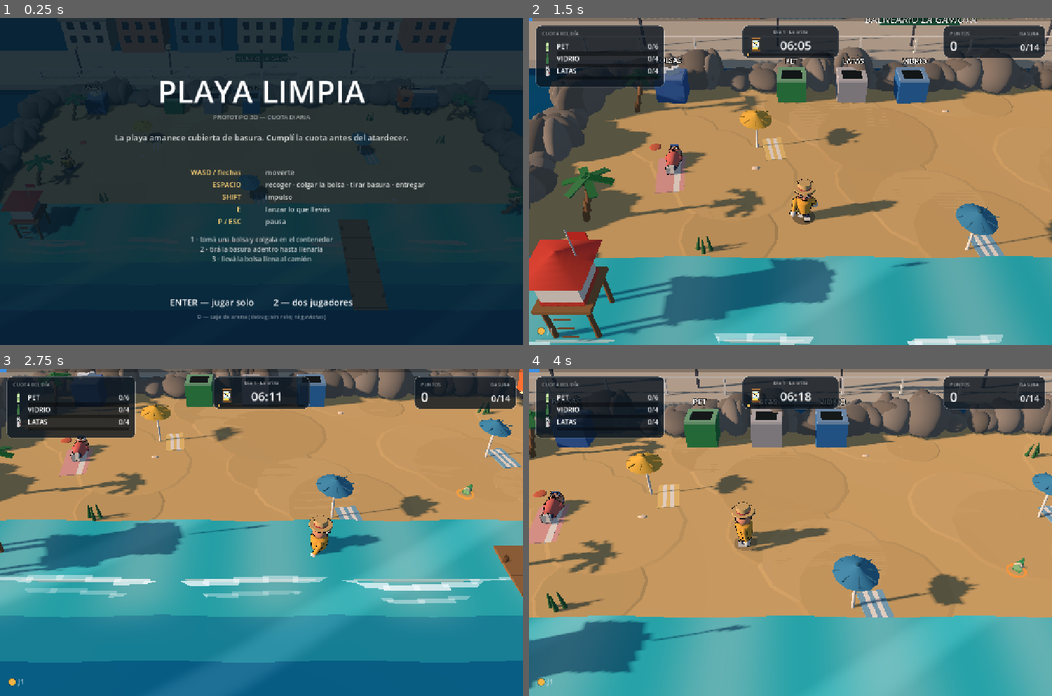
Above: before the commit, frames 1-4 (two rows, left to right).
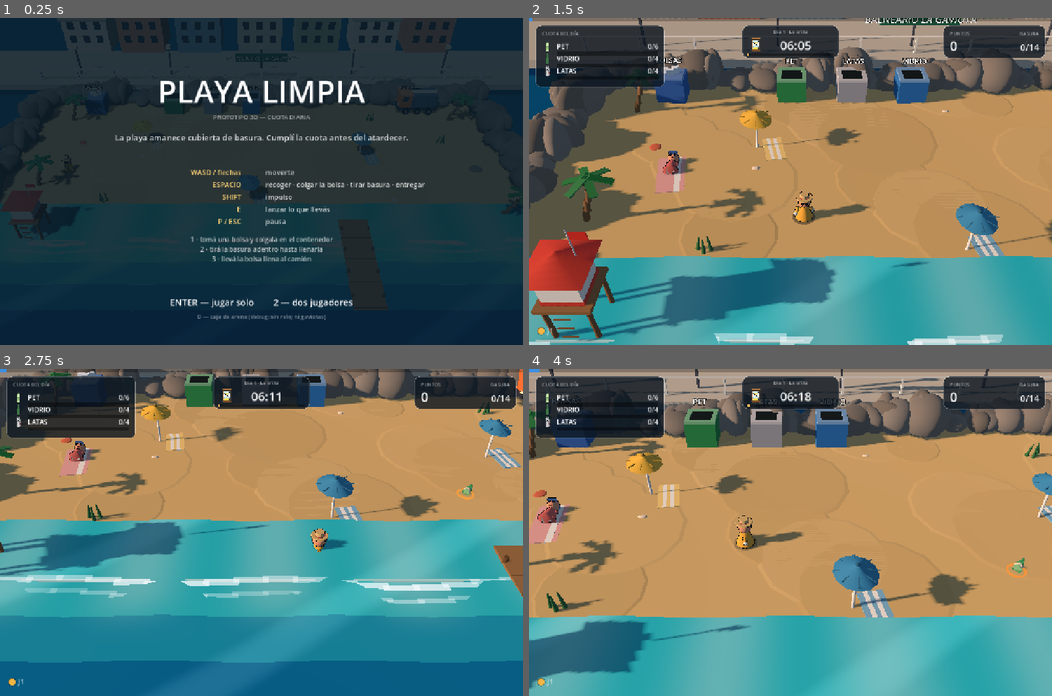
Above: after the commit, the same moments.

Repository: Catech124/playa-limpiar
Game: Godot game, scene res://scenes/Main.tscn
The game is run twice, just before and just after one commit, with the same random seed, the same clock (stepped at 60 frames per second) and the same inputs.
Inputs:
- Up to frame 1 (0.25 s): no input
- Up to frame 2 (1.5 s): tap Enter at 0.5 s; hold D 0.53-1.28 s; tap Shift at 0.6 s; tap Space at 0.77, 1.07 s; hold S from 1.28 s (still down); tap E at 1.35 s
- Up to frame 3 (2.75 s): tap Space at 1.52, 1.82 s; release S at 2.03 s; hold D from 2.03 s (still down); tap Enter at 2.1 s
- Up to frame 4 (4 s): release D at 2.78 s; hold W 2.78-3.53 s; tap Ctrl at 2.85 s; tap Space at 3.02, 3.32, 3.77 s; hold A from 3.53 s (still down); tap Keypad Enter at 3.6 s

The runs differ from the first frame. In frame 1, less than 0.1% of the frame differs, in the area x 11-15%, y 40-47%; in frame 2, 1.0%; in frame 3, 0.9%; in frame 4, 1.1%, in the area x 1-58%, y 37-56%.

Commit message:
Personaje chaparro: trapecio con base ancha, ojos negros y vista previa rápida
Modelo (scripts/char_model.gd):
- El trapecio va INVERTIDO como el cuerpo real: base ancha en la panza y
  angosto en el cuello.
- Ojos: dos círculos negros grandes apoyados en la esfera (antes eran
  esferas que sobresalían y parecían saltones). Se va la nariz y la ceja.
- Sombrero más chico y apoyado en la cabeza.
- Pies y brazos más chicos: brazos como muñones cortos con guante blanco.
- Personaje más chaparro (~0,66 de alto).

Vista previa sin abrir el juego (~3 s):
  tools/ver-char.sh /tmp/char.png [--npc] [--side]
  (scenes/CharPreview.tscn con cámara y luz propias)

108 comprobaciones headless en verde.

Diff:
--- /dev/null
+++ b/scenes/CharPreview.tscn
@@ -0,0 +1,6 @@
+[gd_scene load_steps=2 format=3]
+
+[ext_resource type="Script" path="res://scripts/char_preview.gd" id="1"]
+
+[node name="CharPreview" type="Node3D"]
+script = ExtResource("1")
--- a/scripts/char_model.gd
+++ b/scripts/char_model.gd
@@ -20,11 +20,13 @@
 const HAIR := Color(0.32, 0.20, 0.14)
 const DARK := Color(0.13, 0.12, 0.14)
 
-const HEAD_R := 0.165
-const HEAD_Y := 0.760        # centro de la cabeza
-const HINGE_Y := 0.620       # bisagra de la cabeza (cuello)
-const SHOULDER_X := 0.196
-const SHOULDER_Y := 0.530
+const HEAD_R := 0.150
+const HEAD_Y := 0.505        # centro de la cabeza
+const HINGE_Y := 0.385       # bisagra de la cabeza (cuello)
+const SHOULDER_X := 0.150
+const SHOULDER_Y := 0.285
+## Punto donde quedan las manos con la pose de cargar (lo usa el jugador).
+const HAND_CARRY := Vector3(0.0, 0.245, 0.205)
 
 
 static func build(shirt: Color, hat := "straw") -> Node3D:
@@ -42,37 +44,37 @@
 static func _build_torso(root: Node3D, shirt: Color) -> void:
 	# trapecio invertido: más ancho en los hombros que en la cintura
 	var torso := CylinderMesh.new()
-	torso.top_radius = 0.200
-	torso.bottom_radius = 0.145
-	torso.height = 0.36
+	torso.top_radius = 0.105      # cuello/hombros
+	torso.bottom_radius = 0.210   # panza (base del trapecio)
+	torso.height = 0.32
 	torso.radial_segments = 24
-	_mesh(root, torso, shirt, Vector3(0, 0.38, 0))
-
-	# casquete de hombros (redondea el borde de arriba)
+	_mesh(root, torso, shirt, Vector3(0, 0.180, 0))
+
+	# hombros: casquete angosto arriba
 	var shoulders := SphereMesh.new()
-	shoulders.radius = 0.200
-	shoulders.height = 0.40
-	shoulders.radial_segments = 24
-	shoulders.rings = 12
-	var sm := _mesh(root, shoulders, shirt, Vector3(0, 0.560, 0))
-	sm.scale = Vector3(1.0, 0.42, 1.0)
-
-	# ruedo redondeado abajo
+	shoulders.radius = 0.105
+	shoulders.height = 0.21
+	shoulders.radial_segments = 22
+	shoulders.rings = 10
+	var sm := _mesh(root, shoulders, shirt, Vector3(0, 0.335, 0))
+	sm.scale = Vector3(1.0, 0.55, 1.0)
+
+	# panza: borde redondeado abajo
 	var hem := SphereMesh.new()
-	hem.radius = 0.145
-	hem.height = 0.29
-	hem.radial_segments = 20
+	hem.radius = 0.210
+	hem.height = 0.42
+	hem.radial_segments = 22
 	hem.rings = 10
-	var hm := _mesh(root, hem, shirt.darkened(0.05), Vector3(0, 0.200, 0))
-	hm.scale = Vector3(1.0, 0.36, 1.0)
+	var hm := _mesh(root, hem, shirt.darkened(0.04), Vector3(0, 0.030, 0))
+	hm.scale = Vector3(1.0, 0.26, 1.0)
 
 	# cuello
 	var neck := CylinderMesh.new()
-	neck.top_radius = 0.072
-	neck.bottom_radius = 0.082
-	neck.height = 0.10
+	neck.top_radius = 0.058
+	neck.bottom_radius = 0.066
+	neck.height = 0.06
 	neck.radial_segments = 14
-	_mesh(root, neck, SKIN, Vector3(0, 0.610, 0))
+	_mesh(root, neck, SKIN, Vector3(0, 0.355, 0))
 
 
 static func _build_legs(root: Node3D) -> void:
@@ -80,25 +82,25 @@
 		var tag := "l" if side < 0.0 else "r"
 		var pivot := Node3D.new()
 		pivot.name = "leg_" + tag
-		pivot.position = Vector3(side * 0.070, 0.190, 0)
+		pivot.position = Vector3(side * 0.070, 0.075, 0)
 		root.add_child(pivot)
 
 		var leg := CylinderMesh.new()
-		leg.top_radius = 0.062
-		leg.bottom_radius = 0.056
-		leg.height = 0.17
+		leg.top_radius = 0.050
+		leg.bottom_radius = 0.045
+		leg.height = 0.08
 		leg.radial_segments = 14
-		_mesh(pivot, leg, PANTS, Vector3(0, -0.085, 0))
+		_mesh(pivot, leg, PANTS, Vector3(0, -0.040, 0))
 
 		# zapatilla blanca
 		var shoe := BoxMesh.new()
-		shoe.size = Vector3(0.125, 0.075, 0.200)
-		var sm := _mesh(pivot, shoe, WHITE, Vector3(0, -0.185, 0.028))
+		shoe.size = Vector3(0.095, 0.055, 0.150)
+		var sm := _mesh(pivot, shoe, WHITE, Vector3(0, -0.062, 0.030))
 		sm.rotation_degrees = Vector3(0, side * 4.0, 0)
 		# suela
 		var sole := BoxMesh.new()
-		sole.size = Vector3(0.130, 0.030, 0.205)
-		_mesh(pivot, sole, WHITE.darkened(0.12), Vector3(0, -0.214, 0.028))
+		sole.size = Vector3(0.100, 0.022, 0.155)
+		_mesh(pivot, sole, WHITE.darkened(0.12), Vector3(0, -0.084, 0.030))
 
 
 # ------------------------------------------------------------------ brazos
@@ -112,28 +114,28 @@
 
 		# El cilindro ARRANCA DENTRO del torso: la axila la recorta el cuerpo.
 		var arm := CylinderMesh.new()
-		arm.top_radius = 0.058
-		arm.bottom_radius = 0.050
-		arm.height = 0.30
+		arm.top_radius = 0.042
+		arm.bottom_radius = 0.036
+		arm.height = 0.13
 		arm.radial_segments = 14
-		var am := _mesh(pivot, arm, shirt, Vector3(side * 0.030, -0.130, 0))
-		am.rotation_degrees = Vector3(0, 0, side * 7.0)
+		var am := _mesh(pivot, arm, shirt, Vector3(side * 0.020, -0.058, 0))
+		am.rotation_degrees = Vector3(0, 0, side * 16.0)
 
 		# hombro: esfera que tapa la costura con el torso
 		var shoulder := SphereMesh.new()
-		shoulder.radius = 0.070
-		shoulder.height = 0.14
+		shoulder.radius = 0.042
+		shoulder.height = 0.084
 		shoulder.radial_segments = 14
 		shoulder.rings = 7
-		_mesh(pivot, shoulder, shirt, Vector3(side * 0.012, -0.012, 0))
+		_mesh(pivot, shoulder, shirt, Vector3(side * 0.010, -0.010, 0))
 
 		# guante blanco al final del brazo
 		var glove := SphereMesh.new()
-		glove.radius = 0.072
-		glove.height = 0.150
+		glove.radius = 0.046
+		glove.height = 0.098
 		glove.radial_segments = 14
 		glove.rings = 8
-		var gm := _mesh(pivot, glove, WHITE, Vector3(side * 0.050, -0.312, 0))
+		var gm := _mesh(pivot, glove, WHITE, Vector3(side * 0.046, -0.132, 0))
 		gm.scale = Vector3(1.0, 1.05, 1.0)
 
 
@@ -159,64 +161,35 @@
 
 
 static func _build_face(pivot: Node3D, hy: float) -> void:
-	var z_eye := 0.150
+	# Dos círculos negros grandes, APOYADOS en la esfera: nada de esferas que
+	# sobresalen (antes parecían ojos saltones pegados).
+	var eye_r := 0.040
 	for side in [-1.0, 1.0]:
-		# ojo: esclerótica blanca + pupila + brillo
-		var eye := SphereMesh.new()
-		eye.radius = 0.042
-		eye.height = 0.084
-		eye.radial_segments = 12
-		eye.rings = 6
-		var em := _mesh(pivot, eye, WHITE, Vector3(side * 0.068, hy + 0.022, z_eye))
-		em.scale = Vector3(1.0, 1.10, 0.55)
-
-		var pupil := SphereMesh.new()
-		pupil.radius = 0.023
-		pupil.height = 0.046
-		pupil.radial_segments = 10
-		pupil.rings = 5
-		var pm := _mesh(pivot, pupil, DARK, Vector3(side * 0.068, hy + 0.020, z_eye + 0.026))
-		pm.scale = Vector3(1.0, 1.15, 0.5)
-
-		var glint := SphereMesh.new()
-		glint.radius = 0.008
-		glint.height = 0.016
-		var gm := _mesh(pivot, glint, WHITE, Vector3(side * 0.062, hy + 0.034, z_eye + 0.040))
-		gm.cast_shadow = GeometryInstance3D.SHADOW_CASTING_SETTING_OFF
-
-		# ceja
-		var brow := BoxMesh.new()
-		brow.size = Vector3(0.072, 0.020, 0.020)
-		var bm := _mesh(pivot, brow, HAIR, Vector3(side * 0.070, hy + 0.088, z_eye + 0.010))
-		bm.rotation_degrees = Vector3(0, 0, side * 8.0)
-
-		# cachete
-		var cheek := SphereMesh.new()
-		cheek.radius = 0.042
-		cheek.height = 0.084
-		var cm := _mesh(pivot, cheek, Color(0.95, 0.56, 0.54), Vector3(side * 0.120, hy - 0.040, z_eye - 0.020))
-		cm.scale = Vector3(1.0, 0.7, 0.25)
-		cm.material_override.transparency = BaseMaterial3D.TRANSPARENCY_ALPHA
-		cm.material_override.albedo_color.a = 0.55
-		cm.cast_shadow = GeometryInstance3D.SHADOW_CASTING_SETTING_OFF
-
-		# comisura de la sonrisa
-		var corner := BoxMesh.new()
-		corner.size = Vector3(0.030, 0.018, 0.018)
-		var km := _mesh(pivot, corner, Color(0.42, 0.18, 0.17), Vector3(side * 0.040, hy - 0.080, z_eye + 0.005))
-		km.rotation_degrees = Vector3(0, 0, side * 28.0)
-
-	# boca
+		var ex: float = float(side) * 0.056
+		var ey := 0.020
+		var ez: float = sqrt(maxf(0.0, HEAD_R * HEAD_R - ex * ex - ey * ey)) + 0.004
+		var eye := CylinderMesh.new()
+		eye.top_radius = eye_r
+		eye.bottom_radius = eye_r
+		eye.height = 0.012
+		eye.radial_segments = 20
+		var em := MeshInstance3D.new()
+		em.mesh = eye
+		em.material_override = ItemVisuals.material(DARK)
+		em.position = Vector3(ex, hy + ey, ez)
+		em.rotation_degrees = Vector3(90, 0, 0)   # el disco mira a +Z
+		em.cast_shadow = GeometryInstance3D.SHADOW_CASTING_SETTING_OFF
+		pivot.add_child(em)
+
+	# sonrisa fina
 	var mouth := BoxMesh.new()
-	mouth.size = Vector3(0.066, 0.018, 0.018)
-	_mesh(pivot, mouth, Color(0.42, 0.18, 0.17), Vector3(0, hy - 0.090, z_eye + 0.010))
-
-	# nariz
-	var nose := SphereMesh.new()
-	nose.radius = 0.030
-	nose.height = 0.060
-	var nm := _mesh(pivot, nose, SKIN.darkened(0.06), Vector3(0, hy - 0.030, z_eye + 0.045))
-	nm.scale = Vector3(1.0, 0.8, 0.8)
+	mouth.size = Vector3(0.076, 0.012, 0.012)
+	var mm := MeshInstance3D.new()
+	mm.mesh = mouth
+	mm.material_override = ItemVisuals.material(Color(0.42, 0.18, 0.17))
+	mm.position = Vector3(0.0, hy - 0.078, sqrt(HEAD_R * HEAD_R - 0.0061) + 0.002)
+	mm.cast_shadow = GeometryInstance3D.SHADOW_CASTING_SETTING_OFF
+	pivot.add_child(mm)
 
 
 static func _build_hat(root: Node3D, head: Node3D, hy: float, kind: String) -> void:
@@ -247,27 +220,27 @@
 
 	# sombrero de paja: ala + copa + banda
 	var brim := CylinderMesh.new()
-	brim.top_radius = 0.255
-	brim.bottom_radius = 0.265
+	brim.top_radius = 0.185
+	brim.bottom_radius = 0.195
 	brim.height = 0.026
 	brim.radial_segments = 24
-	var brim_m := _mesh(pivot, brim, STRAW, Vector3(0, top + 0.015, 0))
+	var brim_m := _mesh(pivot, brim, STRAW, Vector3(0, top - 0.026, 0))
 	brim_m.cast_shadow = GeometryInstance3D.SHADOW_CASTING_SETTING_OFF
 
 	var crown := CylinderMesh.new()
-	crown.top_radius = 0.140
-	crown.bottom_radius = 0.158
-	crown.height = 0.135
+	crown.top_radius = 0.098
+	crown.bottom_radius = 0.112
+	crown.height = 0.105
 	crown.radial_segments = 24
-	var crown_m := _mesh(pivot, crown, STRAW.lightened(0.04), Vector3(0, top + 0.088, 0))
+	var crown_m := _mesh(pivot, crown, STRAW.lightened(0.04), Vector3(0, top + 0.024, 0))
 	crown_m.cast_shadow = GeometryInstance3D.SHADOW_CASTING_SETTING_OFF
 
 	var band := CylinderMesh.new()
-	band.top_radius = 0.159
-	band.bottom_radius = 0.164
-	band.height = 0.036
+	band.top_radius = 0.113
+	band.bottom_radius = 0.117
+	band.height = 0.028
 	band.radial_segments = 24
-	var band_m := _mesh(pivot, band, BAND, Vector3(0, top + 0.035, 0))
+	var band_m := _mesh(pivot, band, BAND, Vector3(0, top - 0.016, 0))
 	band_m.cast_shadow = GeometryInstance3D.SHADOW_CASTING_SETTING_OFF
 
 
--- /dev/null
+++ b/scripts/char_preview.gd
@@ -0,0 +1,70 @@
+extends Node3D
+## Vista previa del personaje, sin cargar el juego: sirve para iterar el modelo
+## en un render de ~3 s.
+##
+##   xvfb-run -a godot --path . scenes/CharPreview.tscn -- --out=/tmp/char.png [--npc] [--side]
+
+func _ready() -> void:
+	var args := OS.get_cmdline_user_args()
+	var out_path := "/tmp/char-preview.png"
+	for a in args:
+		if a.begins_with("--out="):
+			out_path = a.substr(6)
+
+	var shirt := Color(0.95, 0.82, 0.31)
+	var hat := "cap" if "--npc" in args else "straw"
+	var model := CharModel.build(shirt, hat)
+	add_child(model)
+
+	# luz y cielo parecidos a los del juego
+	var env := WorldEnvironment.new()
+	var e := Environment.new()
+	e.background_mode = Environment.BG_SKY
+	var sky := Sky.new()
+	var sky_mat := ProceduralSkyMaterial.new()
+	sky_mat.sky_top_color = Color(0.17, 0.40, 0.68)
+	sky_mat.sky_horizon_color = Color(0.72, 0.82, 0.88)
+	sky_mat.ground_bottom_color = Color(0.10, 0.28, 0.40)
+	sky_mat.ground_horizon_color = Color(0.72, 0.82, 0.88)
+	sky.sky_material = sky_mat
+	e.sky = sky
+	e.ambient_light_source = Environment.AMBIENT_SOURCE_COLOR
+	e.ambient_light_color = Color(0.62, 0.70, 0.80)
+	e.ambient_light_energy = 0.40
+	env.environment = e
+	add_child(env)
+
+	var sun := DirectionalLight3D.new()
+	sun.rotation_degrees = Vector3(-52, -42, 0)
+	sun.light_energy = 0.75
+	add_child(sun)
+
+	# piso de arena para ver la sombra de contacto
+	var floor_mesh := CylinderMesh.new()
+	floor_mesh.top_radius = 1.4
+	floor_mesh.bottom_radius = 1.4
+	floor_mesh.height = 0.02
+	floor_mesh.radial_segments = 32
+	var fm := MeshInstance3D.new()
+	fm.mesh = floor_mesh
+	fm.material_override = ItemVisuals.material(Color(0.87, 0.74, 0.50))
+	fm.position = Vector3(0, -0.01, 0)
+	add_child(fm)
+
+	var cam := Camera3D.new()
+	cam.fov = 26.0
+	add_child(cam)
+	var side := "--side" in args
+	var eye := Vector3(1.9, 0.62, 2.3) if side else Vector3(0.0, 0.55, 2.4)
+	if side:
+		cam.look_at_from_position(eye, Vector3(0.0, 0.42, 0.0), Vector3.UP)
+	else:
+		cam.look_at_from_position(eye, Vector3(0.0, 0.40, 0.0), Vector3.UP)
+
+	await get_tree().process_frame
+	await get_tree().process_frame
+	await RenderingServer.frame_post_draw
+	var img := get_viewport().get_texture().get_image()
+	img.save_png(out_path)
+	print("preview -> ", out_path)
+	get_tree().quit()
--- a/scripts/player.gd
+++ b/scripts/player.gd
@@ -92,7 +92,7 @@
 	carry_anchor = Node3D.new()
 	# EN LAS MANOS: con la pose de cargar (brazos a -1.15 rad) los guantes
 	# quedan en (±0.09, 0.41, 0.27) en el espacio del cuerpo.
-	carry_anchor.position = Vector3(0.0, 0.405, 0.275)
+	carry_anchor.position = CharModel.HAND_CARRY
 	_body_mesh.add_child(carry_anchor)              # gira con el personaje
 
 
Binary file added: docs/captura-personaje.png
Not shown, added: tools/ver-char.sh
